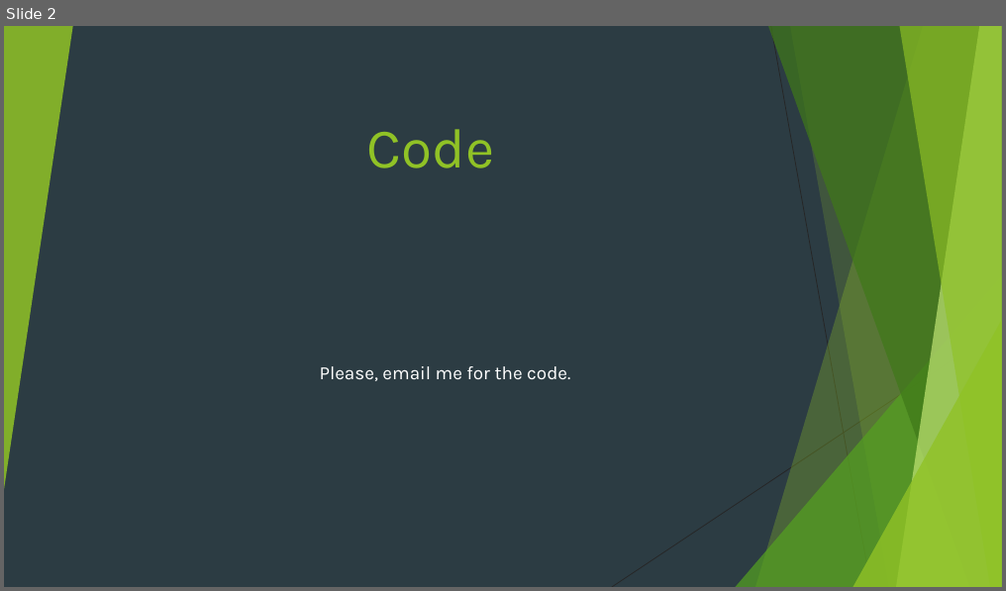
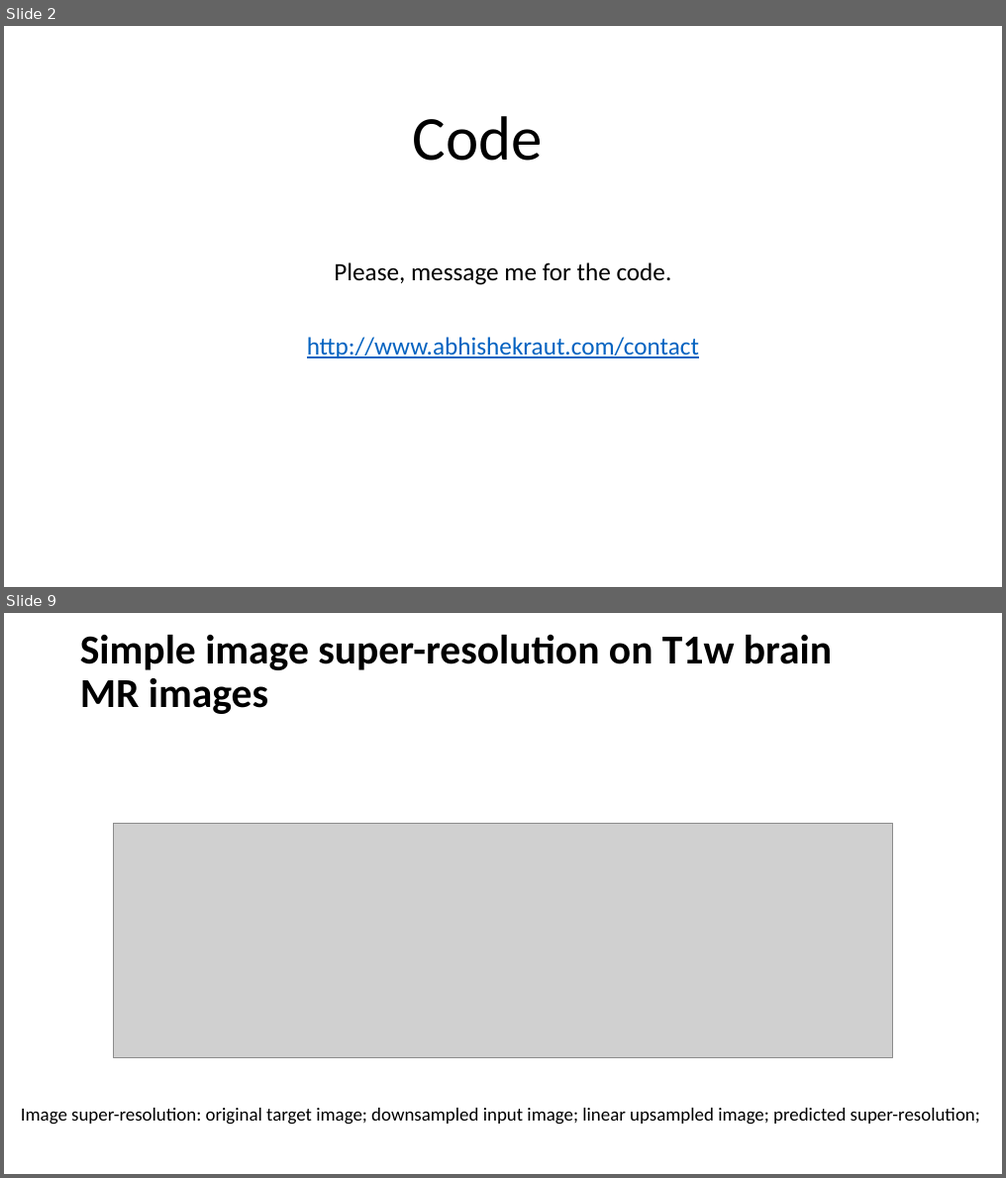
Before and after one commit to araut1/araut1.github.io, a slide deck: media/docs/registeration-framework-ppt.pptx. Shown one above the other, each under a label of ours: slide 2 before the commit, slides 2 and 9 after it; the slides between them are not shown. The pictures are 1006x591 and 1006x1178 pixels, drawn with LibreOffice and Linux fonts; fonts in the diff are those of the drawing; grey boxes stand for pictures. Boxes give left, top, right and bottom in pixels: in the first picture for what was removed or moved away, otherwise in the second. Text is boxed around its words. In the diff, an @@ line names an element or a change of style, - is before the commit and + after.

```diff
--- a/media/docs/registeration-framework-ppt.pptx
+++ b/media/docs/registeration-framework-ppt.pptx
@@ slide 9 added at box(4, 613, 1002, 1174), background #FFFFFF @@
@@ title added at box(80, 634, 832, 714), 39.6 pt, text #000000, bold @@
+Simple image super-resolution on T1w brain MR images
@@ picture added at box(113, 823, 893, 1059) @@
@@ text added at box(21, 1108, 980, 1125), 18 pt, text #000000 @@
+Image super-resolution: original target image; downsampled input image; linear upsampled image; predicted super-resolution;
@@ slide 2 changed as well @@
@@ background #2C3C43 to #FFFFFF @@
@@ group removed at box(4, 26, 1002, 587): 5 freeform shapes, 3 triangles, 2 lines @@
@@ title "Code": place and size @@
-title "Code" at box(367, 129, 494, 169)
+title "Code" at box(413, 116, 543, 161)
@@ title "Code" at box(413, 116, 543, 161): size 54 to 60 pt, font Karla to Calibri, text colour #90C226 to #000000; line spacing 1 to 0.9 @@
@@ subtitle at box(307, 263, 699, 359): text changed; size 18 to 24 pt; font Karla to Calibri; text colour #FFFFFF to #0563C1 @@
-Please, email me for the code.
+Please, message me for the code.
+http://www.abhishekraut.com/contact
```
Also in this commit, not shown: 1 other slide changed, 7 other slides added, 1 slide removed, 8 other files.
